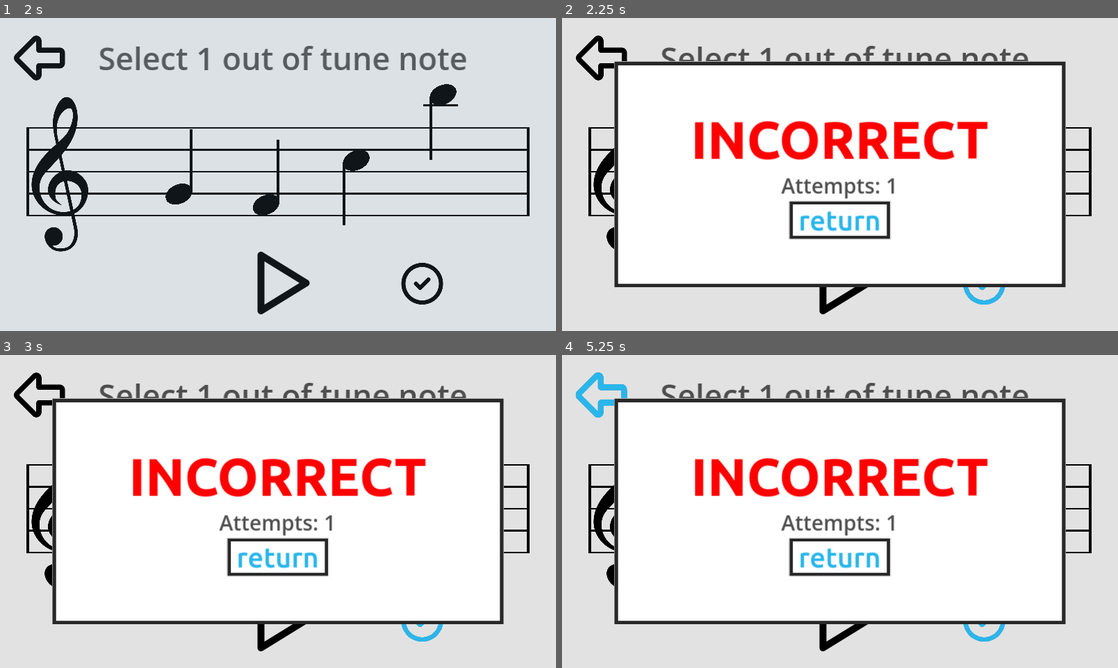
Above: before the commit, frames 1-4 (two rows, left to right).
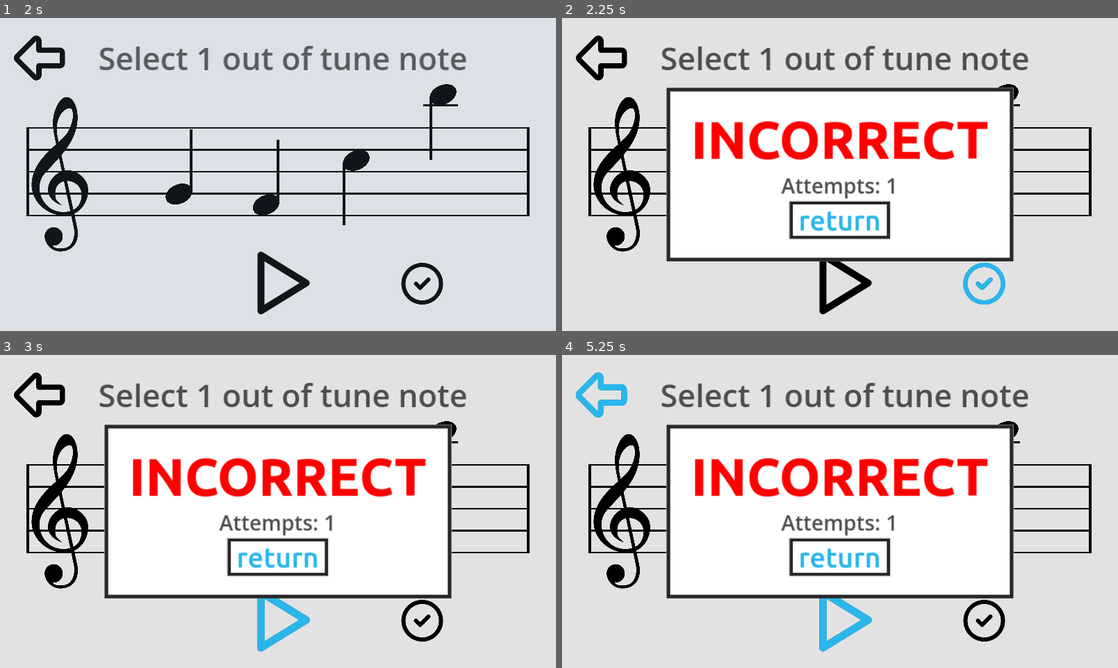
Above: after the commit, the same moments.

Repository: Sniggiho/COMP225-Reluna
Game: Godot game, scene res://Scenes/MainMenu/menuScreen.tscn
Two runs of this game, one before a commit and one after it. Both use one fixed random seed, a clock stepped at 60 frames per second and the inputs below.
Inputs (mouse positions are in pixels of both pictures, inside the frame that each line leads up to):
- Up to frame 1 (2 s): click "freeplay" at 0.5 s; click (511, 68) at 1.25 s
- Up to frame 2 (2.25 s): click (984, 284) at 2 s
- Up to frame 3 (3 s): click (278, 621) at 2.75 s
- Up to frame 4 (5.25 s): click (840, 621) at 3.5 s; click (739, 530) at 4.27 s; click (600, 395) at 5.02 s

Frame 1 is identical in both runs. In frame 2, 26% of the frame differs, in the area x 9-91%, y 13-86%; in frame 3, 27%; in frame 4, 27%, in the area x 9-91%, y 13-95%.

Commit message:
got confetti working

Diff:
--- a/Project/Scenes/FreeplaySettingsMenu/FreeplaySettingsMenu.tscn
+++ b/Project/Scenes/FreeplaySettingsMenu/FreeplaySettingsMenu.tscn
@@ -166,11 +166,13 @@
 [node name="Foreground1" parent="CenterContainer/VBoxContainer/CenterContainer/HBoxContainer/Column A/ColumnA/Accidental Choice/BySharps" index="1"]
 offset_right = 325.0
 offset_bottom = 100.0
+color = Color(0.690196, 0.690196, 0.690196, 1)
 
 [node name="Foreground2" parent="CenterContainer/VBoxContainer/CenterContainer/HBoxContainer/Column A/ColumnA/Accidental Choice/BySharps" index="2"]
 offset_left = 325.0
 offset_right = 650.0
 offset_bottom = 100.0
+color = Color(0.690196, 0.690196, 0.690196, 1)
 
 [node name="SharpButton" parent="CenterContainer/VBoxContainer/CenterContainer/HBoxContainer/Column A/ColumnA/Accidental Choice/BySharps" index="3"]
 offset_right = 323.0
--- a/Project/Scenes/GameScene/firstScene.tscn
+++ b/Project/Scenes/GameScene/firstScene.tscn
@@ -15,6 +15,26 @@
 [ext_resource type="Texture2D" uid="uid://bojfpfwpd3vbg" path="res://RelunaIcons/hintHighlighted.png" id="13_t2esq"]
 [ext_resource type="Script" path="res://Scenes/GameScene/Feedback.gd" id="14_2v74r"]
 [ext_resource type="Script" path="res://Scenes/GameScene/DisplayText.gd" id="15_eekbl"]
+[ext_resource type="Texture2D" uid="uid://bgcvedclm2g57" path="res://TempImage/confetti.png" id="16_f2omy"]
+
+[sub_resource type="Curve" id="Curve_mjbet"]
+min_value = -360.0
+max_value = 360.0
+_data = [Vector2(0, 1), 0.0, 0.0, 0, 0, Vector2(1, 1), 0.0, 0.0, 0, 0]
+point_count = 2
+
+[sub_resource type="Curve" id="Curve_apihe"]
+_data = [Vector2(0, 1), 0.0, 0.0, 0, 0, Vector2(0.990498, 0.261774), 0.0, 0.0, 0, 0]
+point_count = 2
+
+[sub_resource type="Gradient" id="Gradient_nk5cj"]
+offsets = PackedFloat32Array(0, 0.629139, 1)
+colors = PackedColorArray(1, 1, 1, 1, 0.77, 0.7623, 0.763583, 1, 1, 1, 1, 0)
+
+[sub_resource type="Curve" id="Curve_1bsu5"]
+min_value = -1.0
+_data = [Vector2(0, 1), 0.0, 0.0, 0, 0, Vector2(0.998765, -0.254107), 0.0, 0.0, 0, 0]
+point_count = 2
 
 [node name="Main" type="Node2D"]
 script = ExtResource("1_l8c6x")
@@ -88,7 +108,7 @@
 
 [node name="Feedback" type="Window" parent="."]
 initial_position = 1
-size = Vector2i(1300, 650)
+size = Vector2i(1000, 500)
 visible = false
 transient = true
 exclusive = true
@@ -206,6 +226,96 @@
 offset_right = 1426.0
 offset_bottom = 114.0
 color = Color(1, 1, 1, 0.301961)
+
+[node name="Confetti1" type="CPUParticles2D" parent="."]
+top_level = true
+visibility_layer = 31
+position = Vector2(1259, 327)
+emitting = false
+amount = 20
+lifetime = 3.5
+one_shot = true
+explosiveness = 0.8
+randomness = 0.1
+fract_delta = false
+texture = ExtResource("16_f2omy")
+emission_shape = 4
+emission_points = PackedVector2Array()
+emission_colors = PackedColorArray()
+direction = Vector2(0.2, -1)
+spread = 15.0
+gravity = Vector2(2.08165e-12, 982)
+initial_velocity_min = 631.31
+initial_velocity_max = 813.12
+angular_velocity_min = 36.36
+angular_velocity_max = 109.09
+angular_velocity_curve = SubResource("Curve_mjbet")
+scale_amount_min = 0.0
+scale_amount_curve = SubResource("Curve_apihe")
+color_ramp = SubResource("Gradient_nk5cj")
+hue_variation_curve = SubResource("Curve_1bsu5")
+anim_speed_min = 3.23
+anim_speed_max = 11.64
+
+[node name="Confetti2" type="CPUParticles2D" parent="."]
+top_level = true
+visibility_layer = 31
+position = Vector2(443, 323)
+emitting = false
+amount = 20
+lifetime = 3.5
+one_shot = true
+explosiveness = 0.8
+randomness = 0.1
+fract_delta = false
+texture = ExtResource("16_f2omy")
+emission_shape = 4
+emission_points = PackedVector2Array()
+emission_colors = PackedColorArray()
+direction = Vector2(-0.2, -1)
+spread = 15.0
+gravity = Vector2(2.08165e-12, 982)
+initial_velocity_min = 631.31
+initial_velocity_max = 813.12
+angular_velocity_min = 36.36
+angular_velocity_max = 109.09
+angular_velocity_curve = SubResource("Curve_mjbet")
+scale_amount_min = 0.0
+scale_amount_curve = SubResource("Curve_apihe")
+color_ramp = SubResource("Gradient_nk5cj")
+hue_variation_curve = SubResource("Curve_1bsu5")
+anim_speed_min = 3.23
+anim_speed_max = 11.64
+
+[node name="Confetti3" type="CPUParticles2D" parent="."]
+top_level = true
+visibility_layer = 31
+position = Vector2(828, 325)
+emitting = false
+amount = 25
+lifetime = 3.5
+one_shot = true
+explosiveness = 0.8
+randomness = 0.1
+fract_delta = false
+texture = ExtResource("16_f2omy")
+emission_shape = 4
+emission_points = PackedVector2Array()
+emission_colors = PackedColorArray()
+direction = Vector2(2.08165e-12, -1)
+spread = 25.0
+gravity = Vector2(2.08165e-12, 982)
+initial_velocity_min = 631.31
+initial_velocity_max = 813.12
+angular_velocity_min = 36.36
+angular_velocity_max = 109.09
+angular_velocity_curve = SubResource("Curve_mjbet")
+scale_amount_min = 0.0
+scale_amount_curve = SubResource("Curve_apihe")
+color_ramp = SubResource("Gradient_nk5cj")
+hue_variation_curve = SubResource("Curve_1bsu5")
+anim_speed_min = 3.23
+anim_speed_max = 11.64
 
 [connection signal="pressed" from="ReturnButton" to="LevelManager" method="_on_return_button_pressed"]
 [connection signal="mouse_entered" from="PlayButton" to="PlayButton" method="_on_mouse_entered"]
--- a/Project/Scenes/LevelManager/LevelManager.gd
+++ b/Project/Scenes/LevelManager/LevelManager.gd
@@ -135,9 +135,15 @@
 	var attemptText = get_parent().find_child('Feedback').find_child('Attempts')
 	var returnButton = get_parent().find_child("Feedback").find_child("ReturnButton")
 	var nextButton = get_parent().find_child("Feedback").find_child("NextButton")
+	var confetti1 = get_parent().find_child('Confetti1')
+	var confetti2 = get_parent().find_child('Confetti2')
+	var confetti3 = get_parent().find_child('Confetti3')
 
 	## if it is correct
 	if correct:
+		confetti1.emitting = true
+		confetti2.emitting = true
+		confetti3.emitting = true
 		print("Yay you were correct!")
 		attempts = attempts + 1
 		attemptText.text = "[center]Attempts: " + str(attempts)
Not shown: 1 places in Project/Scenes/GameScene/firstScene.tscn that only renumber resources
Binary file added: Project/TempImage/confetti.png
Not shown, added: Project/TempImage/confetti.png.import
Not shown, changed: .DS_Store
Not shown, changed: Project/.DS_Store
